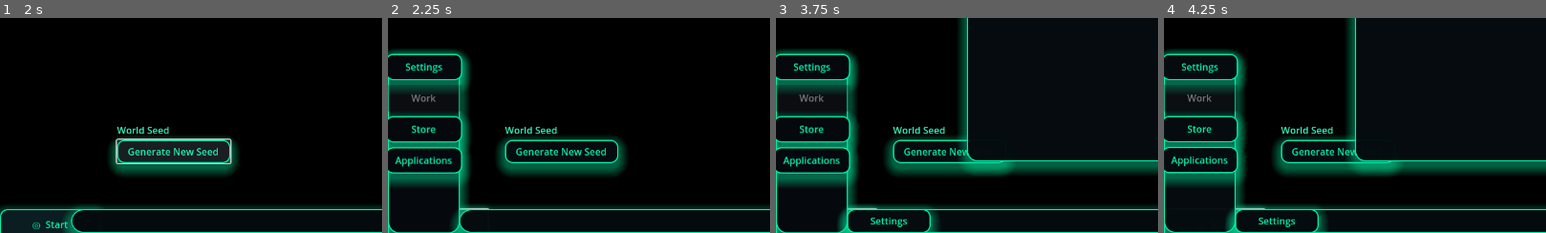
Above: before the commit, frames 1-4 (left to right).
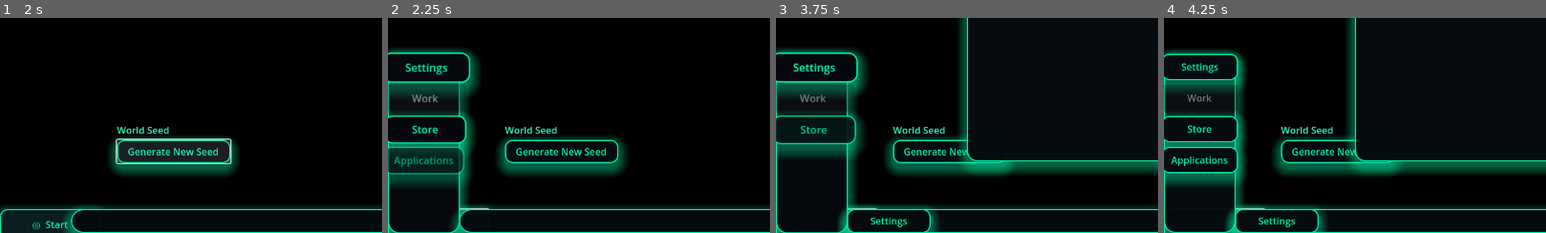
Above: after the commit, the same moments.

Repository: TheLibraryWindow/TLW
Game: Godot game, scene res://scenes/main.tscn
Two runs of this game, one before a commit and one after it. Both use one fixed random seed, a clock stepped at 60 frames per second and the inputs below. This scene is started directly instead of the project's main scene.
Inputs:
- Up to frame 1 (2 s): click "Generate New Seed" at 0.5 s; click "Generate New Seed" at 1.25 s
- Up to frame 2 (2.25 s): click "◎ Start" at 2 s
- Up to frame 3 (3.75 s): click "Settings" at 2.75 s; click "◎ Start" at 3.5 s
- Up to frame 4 (4.25 s): no input
The pictures show only the part of the screen within x 0-50%, y 50-100%; the shares and areas given below are measured in that part.

Frame 1 is identical in both runs. In frame 2, 5.5% of the frame differs, in the area x 0-24%, y 14-76%; in frame 3, 6.8%, in the area x 0-24%, y 14-79%; in frame 4, nothing differs.

Commit message:
feat: Add start menu animations and refactor panel transitions
Co-authored-by: thelibrarywindow <thelibrarywindow@proton.me>

Diff:
--- a/tlw/scenes/desktop.tscn
+++ b/tlw/scenes/desktop.tscn
@@ -1,6 +1,7 @@
-[gd_scene load_steps=8 format=3 uid="uid://cspiiuqc2r0y7"]
+[gd_scene load_steps=9 format=3 uid="uid://cspiiuqc2r0y7"]
 
 [ext_resource type="Script" uid="uid://cxf8bsp7vhj0c" path="res://scripts/desktop.gd" id="1_7gre8"]
+[ext_resource type="Script" uid="uid://d7l6q8h6cv4w1" path="res://scripts/start_menu_animator.gd" id="2_d7l6q"]
 [ext_resource type="Script" uid="uid://dbit72soh01x1" path="res://scripts/settings_panel.gd" id="3_81rff"]
 [ext_resource type="PackedScene" uid="uid://bp45rv0bqd3q1" path="res://scenes/layered_parts_logo.tscn" id="3_ox5hf"]
 
@@ -74,6 +75,7 @@
 offset_right = 120.0
 offset_bottom = 720.0
 theme_override_styles/panel = SubResource("StyleBoxFlat_7gre8")
+script = ExtResource("2_d7l6q")
 
 [node name="VBoxContainer" type="VBoxContainer" parent="StartMenu"]
 layout_mode = 1
--- a/tlw/scripts/desktop.gd
+++ b/tlw/scripts/desktop.gd
@@ -5,6 +5,7 @@
 @onready var reset_btn: Button       = $ResetNewBtn
 @onready var start_button: Button    = $StartButton
 @onready var start_menu: Panel       = $StartMenu
+@onready var settings_button: Button = get_node_or_null("StartMenu/VBoxContainer/SettingsButton") as Button
 @onready var settings_panel: Panel   = $SettingsPanel
 @onready var taskbar: Panel          = $Taskbar
 @onready var taskbar_container: HBoxContainer = $Taskbar/HBoxContainer
@@ -48,9 +49,8 @@
 		start_button.pressed.connect(_on_start_button_pressed)
 
 	# --- Connect Settings button in Start Menu ---
-	var settings_btn := $StartMenu/VBoxContainer/SettingsButton
-	if settings_btn:
-		settings_btn.pressed.connect(_on_settings_pressed)
+	if settings_button:
+		settings_button.pressed.connect(_on_settings_pressed)
 	if work_button:
 		if work_panel:
 			work_button.disabled = false
@@ -110,12 +110,12 @@
 
 # === SETTINGS OPEN ===
 func _on_settings_pressed() -> void:
-	_hide_panel_with_tween(start_menu)
+	_hide_panel_with_tween(start_menu, settings_button)
 	_open_application_panel("Settings", settings_panel, Vector2(320, 200))
 
 
 func _on_work_pressed() -> void:
-	_hide_panel_with_tween(start_menu)
+	_hide_panel_with_tween(start_menu, work_button)
 	_open_application_panel("Work", work_panel)
 
 
@@ -387,20 +387,20 @@
 		button.set("align", ALIGN_LEFT)
 
 
-func _toggle_panel_with_tween(panel: Control) -> void:
+func _toggle_panel_with_tween(panel: Control, focus_widget: Control = null) -> void:
 	if panel == null:
 		return
 	var target_visible := not _get_panel_state(panel)
-	_play_panel_tween(panel, target_visible)
-
-
-func _hide_panel_with_tween(panel: Control) -> void:
+	_play_panel_tween(panel, target_visible, focus_widget)
+
+
+func _hide_panel_with_tween(panel: Control, focus_widget: Control = null) -> void:
 	if panel == null or not _get_panel_state(panel):
 		return
-	_play_panel_tween(panel, false)
-
-
-func _play_panel_tween(panel: Control, make_visible: bool) -> void:
+	_play_panel_tween(panel, false, focus_widget)
+
+
+func _play_panel_tween(panel: Control, make_visible: bool, focus_widget: Control = null) -> void:
 	_stop_panel_tween(panel)
 	_set_panel_state(panel, make_visible)
 
@@ -408,6 +408,11 @@
 		panel.visible = true
 		panel.scale = Vector2(0.92, 0.92)
 		panel.modulate = Color(panel.modulate.r, panel.modulate.g, panel.modulate.b, 0.0)
+		if panel.has_method("play_open_sequence"):
+			panel.call("play_open_sequence")
+	else:
+		if panel.has_method("play_close_sequence"):
+			panel.call("play_close_sequence", focus_widget)
 
 	var tween := create_tween()
 	var panel_id := panel.get_instance_id()
--- /dev/null
+++ b/tlw/scripts/start_menu_animator.gd
@@ -0,0 +1,127 @@
+extends Panel
+
+@export var entry_delay_step: float = 0.05
+@export var entry_random_jitter: Vector2 = Vector2(0.0, 0.08)
+@export var entry_pre_scale: Vector2 = Vector2(0.35, 0.65)
+@export var fade_duration: float = 0.16
+@export var fade_delay_step: float = 0.02
+@export var pop_scale: float = 1.25
+@export var pop_release_delay: float = 0.18
+@export var scatter_rotation_range: float = 10.0
+
+var _buttons: Array[Button] = []
+var _base_colors: Dictionary = {}
+var _active_tweens: Array[Tween] = []
+var _rng := RandomNumberGenerator.new()
+
+
+func _ready() -> void:
+    _rng.randomize()
+    _cache_buttons()
+
+
+func play_open_sequence() -> void:
+    _ensure_buttons_cached()
+    if _buttons.is_empty():
+        return
+
+    _kill_all_tweens()
+    _prepare_buttons_for_open()
+
+    for idx in _buttons.size():
+        var button := _buttons[idx]
+        var delay := float(idx) * entry_delay_step + _rng.randf_range(entry_random_jitter.x, entry_random_jitter.y)
+        var overshoot := _rng.randf_range(1.06, 1.14)
+
+        var appear := _track_tween(create_tween())
+        appear.set_trans(Tween.TRANS_BACK).set_ease(Tween.EASE_OUT)
+        appear.tween_property(button, "modulate:a", 1.0, 0.18).set_delay(delay)
+        appear.parallel().tween_property(button, "scale", Vector2.ONE * overshoot, 0.22).set_delay(delay)
+
+        var settle := _track_tween(create_tween())
+        settle.set_trans(Tween.TRANS_SINE).set_ease(Tween.EASE_OUT)
+        settle.tween_property(button, "scale", Vector2.ONE, 0.12).set_delay(delay + 0.22)
+        settle.parallel().tween_property(button, "rotation_degrees", 0.0, 0.12).set_delay(delay + 0.22)
+
+
+func play_close_sequence(focus_control: Control = null) -> void:
+    _ensure_buttons_cached()
+    if _buttons.is_empty():
+        return
+
+    var selected := focus_control as Button
+
+    _kill_all_tweens()
+    if selected:
+        _set_alpha(selected, 1.0)
+        _play_selection_pop(selected)
+
+    for idx in _buttons.size():
+        var button := _buttons[idx]
+        var delay := float(idx) * fade_delay_step
+        if button == selected:
+            delay += pop_release_delay
+
+        var fade := _track_tween(create_tween())
+        fade.set_trans(Tween.TRANS_QUAD).set_ease(Tween.EASE_IN)
+        fade.tween_property(button, "modulate:a", 0.0, fade_duration).set_delay(delay)
+        fade.parallel().tween_property(button, "scale", Vector2.ONE * 0.82, fade_duration).set_delay(delay)
+
+
+func _play_selection_pop(button: Button) -> void:
+    var pop := _track_tween(create_tween())
+    pop.set_trans(Tween.TRANS_BACK).set_ease(Tween.EASE_OUT)
+    pop.tween_property(button, "scale", Vector2.ONE * pop_scale, 0.14)
+    pop.tween_property(button, "scale", Vector2.ONE, 0.16)
+
+
+func _prepare_buttons_for_open() -> void:
+    for button in _buttons:
+        var pre_scale := _rng.randf_range(entry_pre_scale.x, entry_pre_scale.y)
+        button.scale = Vector2.ONE * pre_scale
+        button.rotation_degrees = _rng.randf_range(-scatter_rotation_range, scatter_rotation_range)
+        _set_alpha(button, 0.0)
+
+
+func _cache_buttons() -> void:
+    _buttons.clear()
+    _base_colors.clear()
+
+    var container := get_node_or_null("VBoxContainer")
+    if container == null:
+        return
+
+    for child in container.get_children():
+        var button := child as Button
+        if button == null:
+            continue
+        button.pivot_offset = button.size * 0.5
+        _buttons.append(button)
+        _base_colors[button] = button.modulate
+
+
+func _ensure_buttons_cached() -> void:
+    if _buttons.is_empty():
+        _cache_buttons()
+
+
+func _set_alpha(button: Button, alpha: float) -> void:
+    var base_color: Color = _base_colors.get(button, button.modulate)
+    button.modulate = Color(base_color.r, base_color.g, base_color.b, clamp(alpha, 0.0, 1.0))
+
+
+func _track_tween(tween: Tween) -> Tween:
+    if tween == null:
+        return tween
+    _active_tweens.append(tween)
+    tween.finished.connect(func() -> void:
+        _active_tweens.erase(tween)
+    )
+    return tween
+
+
+func _kill_all_tweens() -> void:
+    for tween in _active_tweens:
+        if tween:
+            tween.kill()
+    _active_tweens.clear()
Not shown, added: tlw/scripts/start_menu_animator.gd.uid
